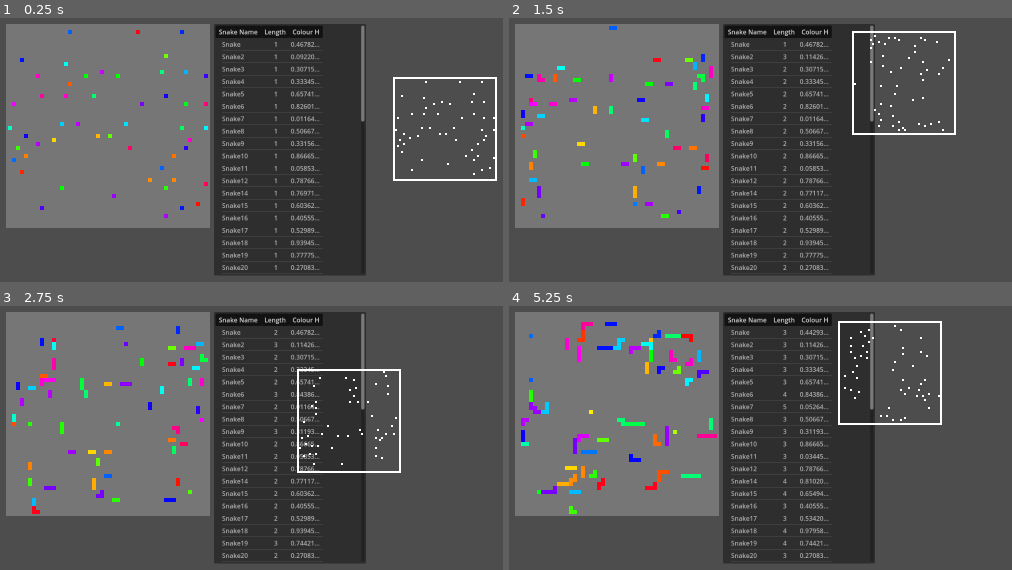
Above: before the commit, frames 1-4 (two rows, left to right).
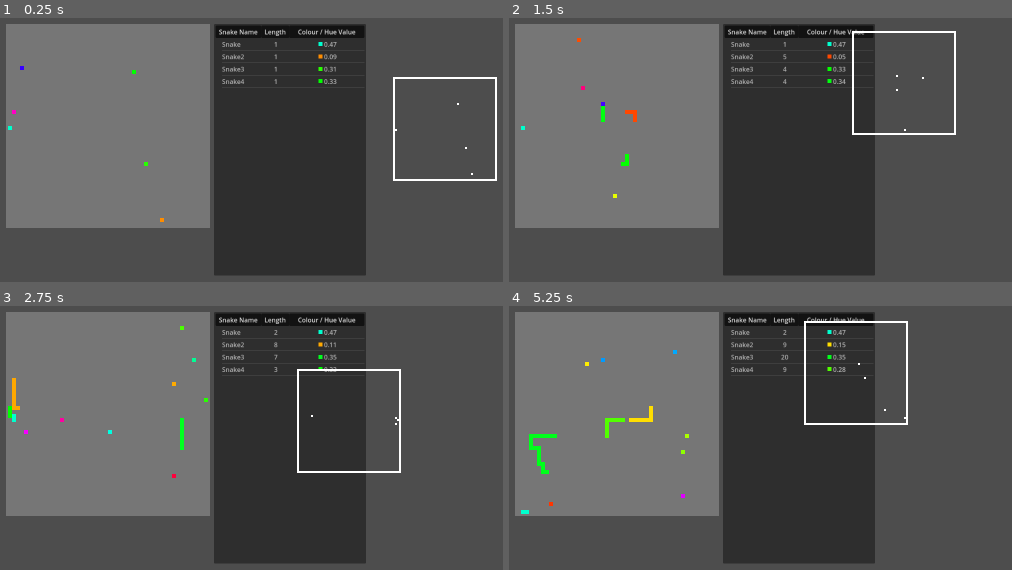
Above: after the commit, the same moments.

Repository: kwdChan/Snake-World
Game: Godot game, scene res://main.tscn
Same seed, same stepped clock (60 frames per second), same inputs: the game is played once before the commit and once after it.
Inputs:
- Up to frame 1 (0.25 s): no input
- Up to frame 2 (1.5 s): hold Right (ui_right) 0.53-1.28 s; hold Down (ui_down) from 1.28 s (still down)
- Up to frame 3 (2.75 s): release Down (ui_down) at 2.03 s; hold Right (ui_right) from 2.03 s (still down)
- Up to frame 4 (5.25 s): release Right (ui_right) at 2.78 s; hold Up (ui_up) 2.78-3.53 s; hold Left (ui_left) 3.53-5.03 s; hold Down (ui_down) from 5.03 s (still down)

The runs differ from the first frame. In frame 1, 3.8% of the frame differs, in the area x 2-99%, y 2-96%; in frame 2, 4.6%; in frame 3, 4.8%; in frame 4, 6.7%, in the area x 2-87%, y 2-96%.

Commit message:
snake table now selectable and with colour icon

Diff:
--- a/SnakeTable.gd
+++ b/SnakeTable.gd
@@ -10,14 +10,15 @@
 # Called when the node enters the scene tree for the first time.
 func _ready():
 	hide_root = true
+	set_select_mode(1)
 
 	set_column_title(0, ' Snake Name ')
 	set_column_title(1, ' Length ')
-	set_column_title(2, ' Colour H ')
+	set_column_title(2, ' Colour / Hue Value ')
 	set_column_expand(0, false)
 	set_column_expand(1, false)
 
-	set_column_expand(2, false)
+	set_column_expand(2, true)
 	set_column_title_alignment(0, HorizontalAlignment.HORIZONTAL_ALIGNMENT_CENTER)
 	set_column_title_alignment(1, HorizontalAlignment.HORIZONTAL_ALIGNMENT_CENTER)
 	set_column_title_alignment(2, HorizontalAlignment.HORIZONTAL_ALIGNMENT_CENTER)
@@ -48,11 +49,33 @@
 
 func update_row(snake: Snake):
 	if not snake.get_instance_id() in row_bySnakeId:
-		row_bySnakeId[snake.get_instance_id()] = create_item(root)
-		#row_bySnakeId[snake.get_instance_id()].set_text_alignment(0, HorizontalAlignment.HORIZONTAL_ALIGNMENT_CENTER)
-		row_bySnakeId[snake.get_instance_id()].set_text_alignment(1, HorizontalAlignment.HORIZONTAL_ALIGNMENT_CENTER)
+		var new_row : TreeItem = create_item(root)
+		row_bySnakeId[snake.get_instance_id()] = new_row
+		#new_row.set_text_alignment(0, HorizontalAlignment.HORIZONTAL_ALIGNMENT_CENTER)
+		new_row.set_text_alignment(1, HorizontalAlignment.HORIZONTAL_ALIGNMENT_CENTER)
+		new_row.set_text_alignment(2, HorizontalAlignment.HORIZONTAL_ALIGNMENT_CENTER)
+		new_row.set_metadata(0, snake.get_instance_id())
+
+
 	var row: TreeItem = row_bySnakeId[snake.get_instance_id()]
 
 	row.set_text(0, "%s" % snake.name)
 	row.set_text(1, "%s" % len(snake.nodes))
-	row.set_text(2, "%s" % snake.colour.h)
+	row.set_text(2, "%.2f" % snake.colour.h)
+
+	var icon = CanvasTexture.new()
+
+	print(icon.get_size())
+
+	#icon.set_texture_repeat(TextureRepeat.TEXTURE_REPEAT_MAX)
+	row.set_icon(2, icon)
+	row.set_icon_modulate(2, Color.from_hsv(snake.colour.h, 1, 1))
+	row.set_icon_region(2, Rect2(0, 0, 10, 10))
+
+
+func get_snake_from_item(tree_item: TreeItem) -> Snake:
+	var matches = _env.get_all_snakes().filter(func(s): return (s.get_instance_id()==tree_item.get_metadata(0)))
+	if len(matches):
+		return matches[0]
+	else:
+		return null
--- a/env.gd
+++ b/env.gd
@@ -13,7 +13,7 @@
 const SNAKE_SCENE := preload("res://snake.tscn") as PackedScene
 
 const ECO_PARAMS = {
-	N_SNAKE = 50,
+	N_SNAKE = 4,
 	FOOD_INTERVAL = .1
 }
 
--- a/main.gd
+++ b/main.gd
@@ -1,14 +1,31 @@
 extends Control
 
+@onready var selected_snake: Snake = $Env.all_snakes[0]
 
 func _ready():
 	pass
 
+func get_valid_selected_snake():
+	if not is_instance_valid(selected_snake):
+		if len($Env.all_snakes):
+			return $Env.all_snakes[0]
+		else:
+			return null
+	return selected_snake
 
 func _process(_delta):
 	var grids = $Env.get_inedible_grids()
-
-	$Vision.draw_grids($Env.all_snakes[0].to_perspective($Env.get_inedible_grids()+$Env.world_boundry_grids))
+	var the_snake = get_valid_selected_snake()
+	if the_snake == null:
+		return
+	$Vision.draw_grids(the_snake.to_perspective($Env.get_inedible_grids()+$Env.world_boundry_grids))
 
 
 	#print($SnakeTable.get_selected ( ) )
+
+
+
+
+func _on_snake_table_item_selected():
+
+	selected_snake =  ($SnakeTable.get_snake_from_item($SnakeTable.get_selected()))
--- a/main.tscn
+++ b/main.tscn
@@ -20,10 +20,12 @@
 offset_top = 20.0
 offset_right = 920.0
 offset_bottom = 649.0
+focus_mode = 0
 columns = 3
 column_titles_visible = true
 allow_reselect = true
 hide_root = true
+select_mode = 1
 scroll_horizontal_enabled = false
 script = ExtResource("2_4x04g")
 
@@ -33,3 +35,5 @@
 [node name="Vision" type="Node2D" parent="."]
 position = Vector2(987, 277)
 script = ExtResource("2_7ybtq")
+
+[connection signal="item_selected" from="SnakeTable" to="." method="_on_snake_table_item_selected"]
--- a/snake.gd
+++ b/snake.gd
@@ -9,7 +9,7 @@
 # if idx is not 0, it means it is food
 var idx = 0
 
-var _action_intervel := 0.1
+var _action_intervel := 0.01
 
 var action_plan: Types.ActionPlan
 
@@ -124,13 +124,16 @@
 	var food_colour: Color = obj.get("colour")
 	if food_colour:
 
-		colour = Color.from_hsv(hue_avg(food_colour.h,  colour.h, 1, len(nodes)+2), 1, 1, 1)
+		colour = Color.from_hsv(hue_avg(food_colour.h,  colour.h, 1, 10), 1, 1, 1)
 
 func hue_avg(h1, h2, h1mag=1, h2mag=1):
 	var new_angle = (Vector2.from_angle(h1*TAU)*h1mag + Vector2.from_angle(h2*TAU)*h2mag).angle()
-	if new_angle < 0:
-		return (TAU + new_angle)/TAU
+	#print(rad_to_deg(new_angle))
+	if new_angle <= 0:
+		#print(new_angle/TAU)
+		return  1 + (new_angle)/TAU
 	else:
+		#print(new_angle/TAU)
 		return new_angle/TAU
 
 
